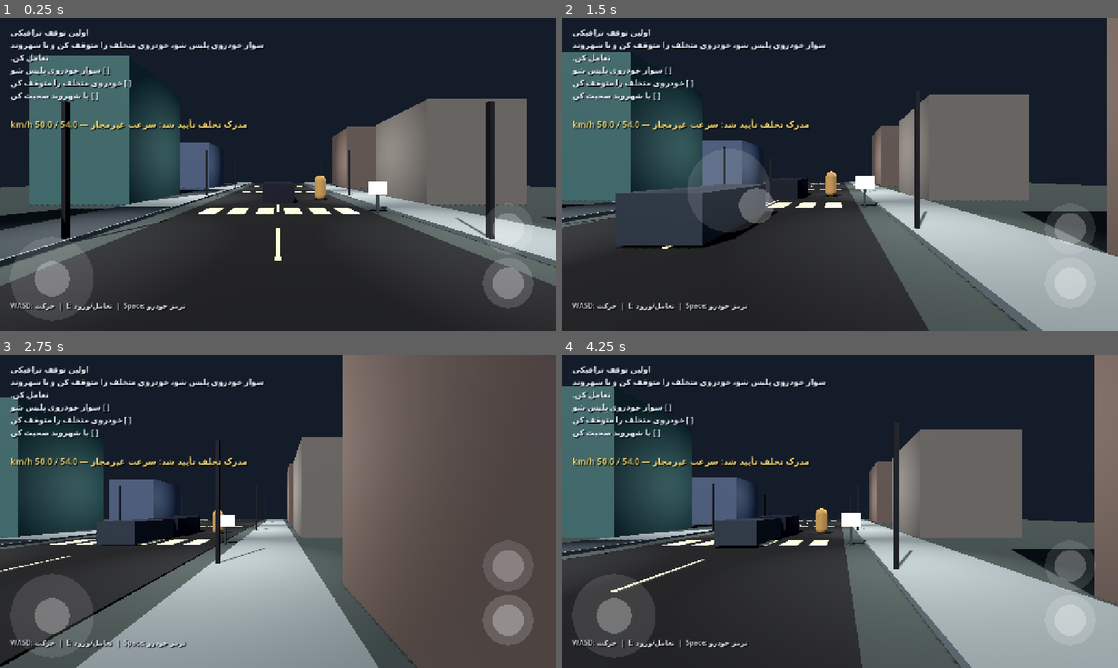
Above: before the commit, frames 1-4 (two rows, left to right).
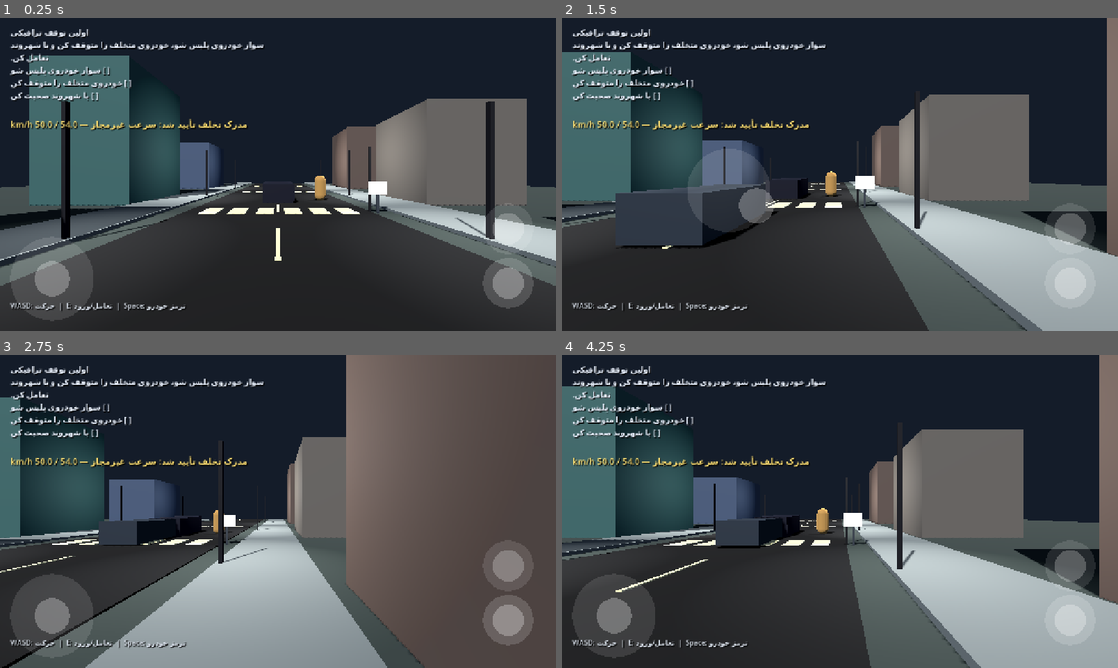
Above: after the commit, the same moments.

Repository: thedeverfankhajo-bot/PoliceSimulator3D
Game: Godot game, scene res://scenes/main/main.tscn
The game is run twice, just before and just after one commit, with the same random seed, the same clock (stepped at 60 frames per second) and the same inputs.
Inputs (mouse positions are in pixels of both pictures, inside the frame that each line leads up to):
- Up to frame 1 (0.25 s): no input
- Up to frame 2 (1.5 s): tap Enter at 0.5 s; move the mouse to (962, 158) at 0.52 s; hold D (move_right) 0.53-1.25 s; tap E (interact) at 0.6 s; click (962, 158) at 0.67 s; drag from (728, 190) to (812, 237) at 1.27 s
- Up to frame 3 (2.75 s): move the mouse to (333, 442) at 2.02 s; hold D (move_right) from 2.03 s (still down); tap E (interact) at 2.1 s
- Up to frame 4 (4.25 s): release D (move_right) at 2.75 s; drag from (812, 574) to (673, 464) at 2.77 s; move the mouse to (1006, 558) at 3.52 s; hold A (move_left) from 3.53 s (still down); tap E (interact) at 3.6 s

The runs differ from the first frame. In frame 1, less than 0.1% of the frame differs, in the area x 66-68%, y 41-62%; in frame 2, less than 0.1%; in frame 3, 3.1%; in frame 4, 3.5%, in the area x 0-100%, y 0-100%.

Commit message:
Integrate a functional traffic light into the starter city

Diff:
--- a/scripts/core/main.gd
+++ b/scripts/core/main.gd
@@ -8,6 +8,7 @@
 const NPC_SCENE := preload("res://scenes/npcs/civilian_npc.tscn")
 const TRAFFIC_VEHICLE_SCENE := preload("res://scenes/vehicles/traffic_vehicle.tscn")
 const SCENARIO_SCRIPT := preload("res://scripts/missions/traffic_stop_scenario.gd")
+const TRAFFIC_LIGHT_SCRIPT := preload("res://scripts/traffic/traffic_light.gd")
 
 @onready var player_spawn: Marker3D = $PlayerSpawn
 @onready var hud: CanvasLayer = $StatusHUD
@@ -34,8 +35,19 @@
 	add_child(npc)
 	npc.global_position = Vector3(3, 0, -8)
 
+	var traffic_light := TRAFFIC_LIGHT_SCRIPT.new()
+	traffic_light.name = "IntersectionTrafficLight"
+	traffic_light.light_id = "intersection_001"
+	traffic_light.stop_line_z = -3.0
+	traffic_light.cycle_green_seconds = 2.0
+	traffic_light.cycle_red_seconds = 5.0
+	traffic_light.position = Vector3(4.5, 0.0, -3.0)
+	add_child(traffic_light)
+	_add_traffic_light_visual(traffic_light)
+
 	var traffic_vehicle = TRAFFIC_VEHICLE_SCENE.instantiate()
 	add_child(traffic_vehicle)
+	traffic_vehicle.traffic_light = traffic_light
 	traffic_vehicle.global_position = Vector3(0, 0.65, 18)
 	traffic_vehicle.violation_detected.connect(_on_traffic_violation)
 
@@ -129,6 +141,18 @@
 	holder.position = position
 	return holder
 
+func _add_traffic_light_visual(light_controller: Node3D) -> void:
+	var pole_material := _material(Color(0.07, 0.08, 0.09), 0.8)
+	_add_static_box("TrafficLightPole", Vector3(0.12, 3.2, 0.12), light_controller.position + Vector3(0, 1.6, 0), pole_material)
+	var red := OmniLight3D.new()
+	red.name = "RedLamp"
+	red.position = light_controller.position + Vector3(0, 3.2, 0)
+	red.omni_range = 2.5
+	red.light_energy = 0.0
+	red.shadow_enabled = false
+	light_controller.add_child(red)
+	light_controller.state_changed.connect(func(is_red: bool): red.light_energy = 2.0 if is_red else 0.0)
+
 func _add_street_light(position: Vector3) -> void:
 	var pole_material := _material(Color(0.08, 0.09, 0.1), 0.8)
 	_add_static_box("LampPost", Vector3(0.12, 3.8, 0.12), position + Vector3(0, 1.9, 0), pole_material)
